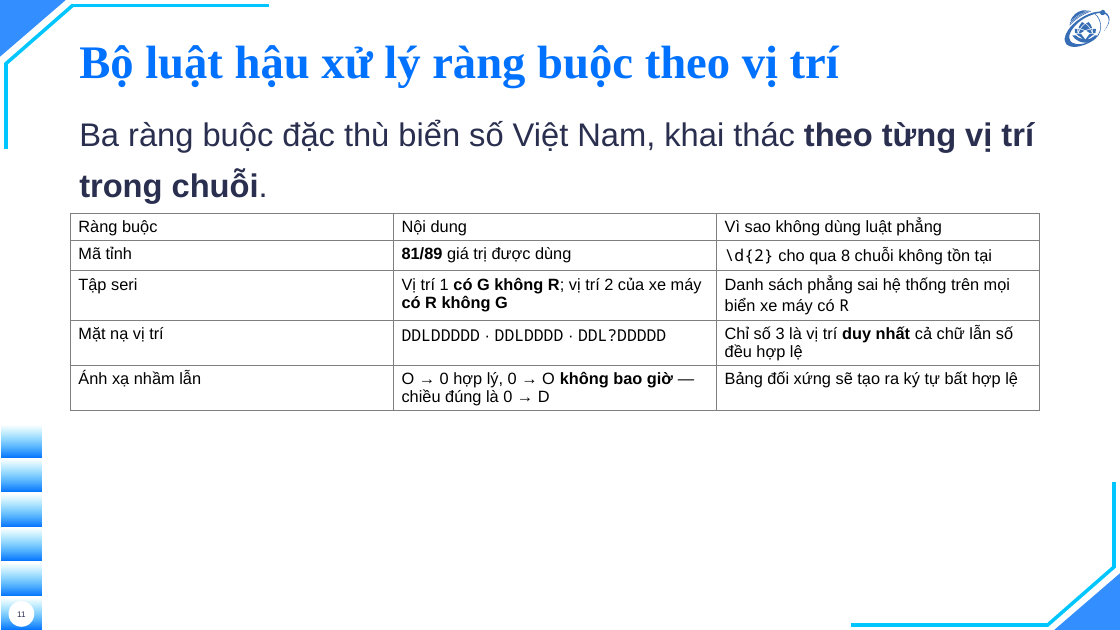
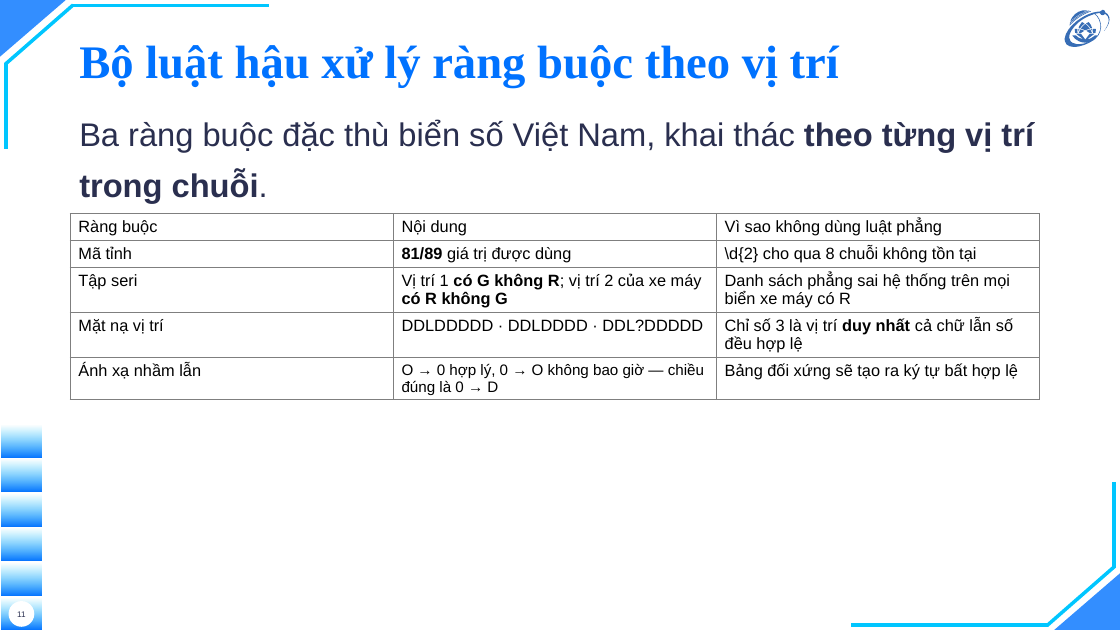
Before and after one commit to hieunguyen2604/alpr-do-an-mon-hoc, a slide deck: slide 11 of nop/02-slide-mon-hoc.pptx. Drawn at 1120x630 pixels with LibreOffice and Linux fonts; fonts in the diff are those of the drawing; background and template pictures are left out. Boxes give left, top, right and bottom in pixels: in the first picture for what was removed or moved away, otherwise in the second. Text is boxed around its words. In the diff, an @@ line names an element or a change of style, - is before the commit and + after.

```diff
--- a/nop/02-slide-mon-hoc.pptx
+++ b/nop/02-slide-mon-hoc.pptx
@@ table at (x1=70, y1=213, x2=1040, y2=567) @@
@@ font Noto Sans Mono to Arial in "\d{2}", "R", "DDLDDDDD DDLDDDD DDL?DDDDD" @@
@@ size 14 to 13 pt in "O → 0 hợp lý, 0 → ..." @@
@@ bold off in "không bao giờ" @@
```
Also in this commit, not shown: 7 other slides changed, 3 other files.
